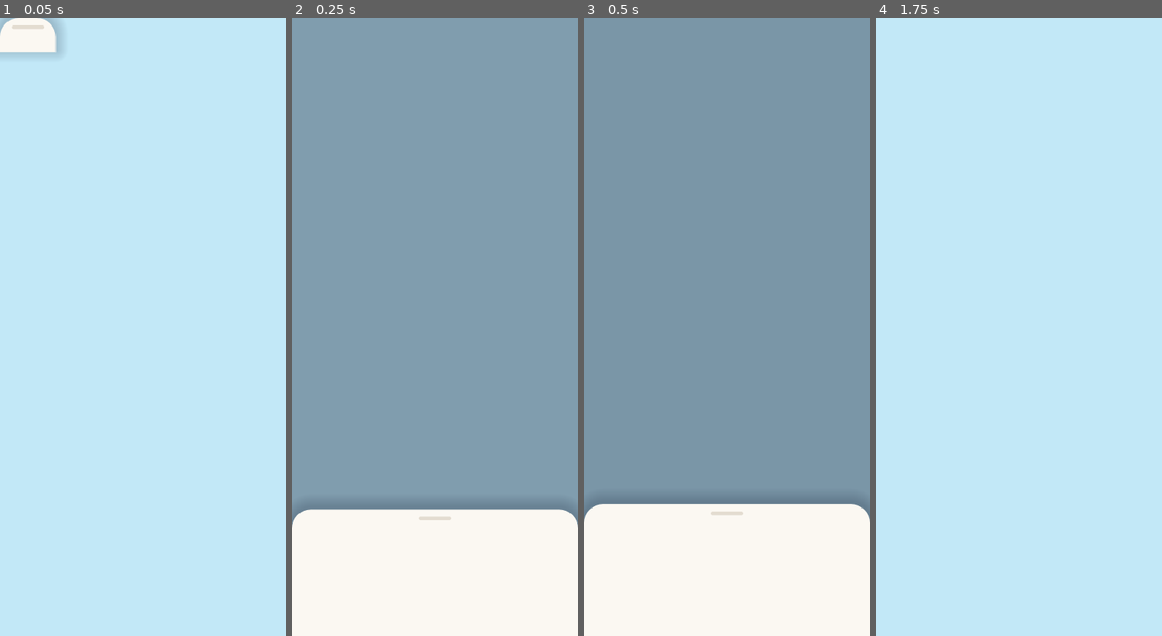
Above: before the commit, frames 1-4 (left to right).
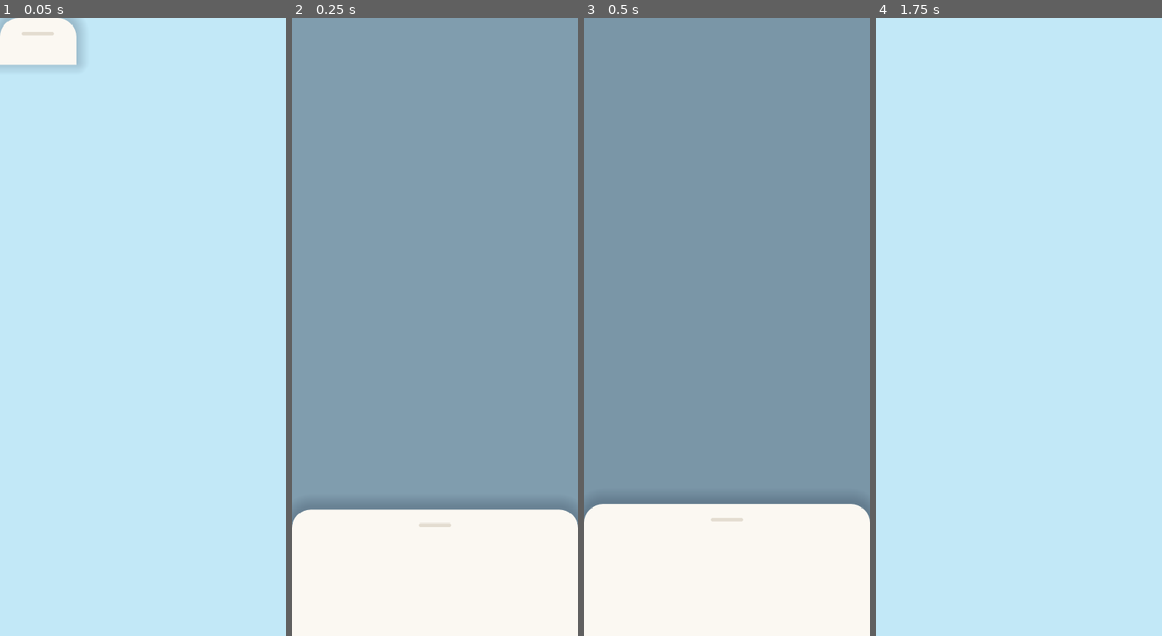
Above: after the commit, the same moments.

Repository: justrandoomis/Game
Game: Godot game, scene res://scenes/ui/BottomSheet.tscn
Same seed, same stepped clock (60 frames per second), same inputs: the game is played once before the commit and once after it. This scene is started directly instead of the project's main scene.
Inputs (mouse positions are in pixels of both pictures, inside the frame that each line leads up to):
- Up to frame 1 (0.05 s): no input
- Up to frame 2 (0.25 s): no input
- Up to frame 3 (0.5 s): no input
- Up to frame 4 (1.75 s): move the mouse to (1081, 296) at 0.52 s; click (1081, 296) at 0.67 s; tap Enter at 1.25 s; drag from (961, 357) to (1004, 450) at 1.27 s

The runs differ from the first frame. In frame 1, 1.3% of the frame differs, in the area x 0-29%, y 0-8%; in frame 2, 0.1%; in frame 3, 0.1%; in frame 4, nothing differs.

Commit message:
Give the locked tab something to look at, and the small controls their size
Upgrades stayed shut for the first fifteen levels — longer than any
other tab — and showed a glyph and one sentence for all of it. It shows
the catalogue instead: every upgrade priced, with what it does in
numbers off its own effects table and the level it arrives at, under a
line saying how far off the board itself is.

And a handful of controls that were the size they were drawn rather than
the size they are pressed: the sheet's drag handle was five pixels of
paint with no target around it, its close button stretched into a
lozenge beside a two-line header, and the order card's buttons were
forty pixels tall against a design system that says forty-four is the
floor. Durations printed "h" and "m" in every language, on a UI that
translates everything else. Settings used the energy bolt to mean sound.

Co-Authored-By: Claude Opus 5 <noreply@anthropic.com>
Claude-Session: https://claude.ai/code/session_011QGYTgLPiR9ky4RffgFGtt

Diff:
--- a/godot/autoload/I18n.gd
+++ b/godot/autoload/I18n.gd
@@ -256,6 +256,13 @@
 		"farm_value": "Workshop value",
 		"record": "Record",
 		"of_five": "%s / 5",
+		"levels_to_go": "%d levels to go",
+		"levels_to_go_one": "1 level to go",
+		"what_you_will_fit": "What you will be able to fit",
+		"unit_day": "d",
+		"unit_hour": "h",
+		"unit_minute": "m",
+		"unit_second": "s",
 		"stations": "Stations", "grams": "g", "hours": "h",
 	},
 	"ar": {
@@ -497,6 +504,13 @@
 		"farm_value": "قيمة الورشة",
 		"record": "السجل",
 		"of_five": "%s / 5",
+		"levels_to_go": "%d مستويات متبقية",
+		"levels_to_go_one": "مستوى واحد متبقٍ",
+		"what_you_will_fit": "ما ستتمكن من تركيبه",
+		"unit_day": "ي",
+		"unit_hour": "س",
+		"unit_minute": "د",
+		"unit_second": "ث",
 		"stations": "المحطات", "grams": "غ", "hours": "س",
 	},
 	"ku": {
@@ -738,6 +752,13 @@
 		"farm_value": "بەهای وۆرکشۆپ",
 		"record": "تۆمار",
 		"of_five": "%s / 5",
+		"levels_to_go": "%d ئاست ماوە",
+		"levels_to_go_one": "یەک ئاست ماوە",
+		"what_you_will_fit": "ئەوەی دەتوانیت دایبنێیت",
+		"unit_day": "ڕ",
+		"unit_hour": "ک",
+		"unit_minute": "خ",
+		"unit_second": "چ",
 		"stations": "وێستگەکان", "grams": "گ", "hours": "کات",
 	},
 }
--- a/godot/autoload/ServerClock.gd
+++ b/godot/autoload/ServerClock.gd
@@ -74,10 +74,14 @@
 	var total := int(maxi(0, ms) / 1000.0)
 	var hours := int(total / 3600.0)
 	var minutes := int(total / 60.0) % 60
+	# The unit letters are words too — "h" is "س" in Arabic — so they come out
+	# of the string table rather than out of this function.
 	if hours >= 24:
-		return "%dd %dh" % [int(hours / 24.0), hours % 24]
+		return "%d%s %d%s" % [
+			int(hours / 24.0), I18n.t("unit_day"), hours % 24, I18n.t("unit_hour")
+		]
 	if hours > 0:
-		return "%dh %dm" % [hours, minutes]
+		return "%d%s %d%s" % [hours, I18n.t("unit_hour"), minutes, I18n.t("unit_minute")]
 	if minutes > 0:
-		return "%dm" % minutes
-	return "%ds" % total
+		return "%d%s" % [minutes, I18n.t("unit_minute")]
+	return "%d%s" % [total, I18n.t("unit_second")]
--- a/godot/scripts/ui/BottomSheet.gd
+++ b/godot/scripts/ui/BottomSheet.gd
@@ -55,13 +55,23 @@
 	_panel.add_child(column)
 
 	# Grab handle — the affordance that says "you can drag this away".
+	# The grab bar is 5 px of paint inside a 22 px target — a drag affordance
+	# has to be grabbable, not just visible.
+	var grip := Control.new()
+	grip.custom_minimum_size = Vector2(72, 22)
+	grip.size_flags_horizontal = Control.SIZE_SHRINK_CENTER
+	grip.mouse_filter = Control.MOUSE_FILTER_STOP
+	grip.gui_input.connect(_on_handle_input)
+
 	var handle := Panel.new()
 	handle.custom_minimum_size = Vector2(44, 5)
 	handle.size_flags_horizontal = Control.SIZE_SHRINK_CENTER
 	handle.add_theme_stylebox_override("panel", UiKit.flat(Palette.LINE, 3.0))
-	handle.mouse_filter = Control.MOUSE_FILTER_STOP
-	handle.gui_input.connect(_on_handle_input)
-	column.add_child(handle)
+	handle.mouse_filter = Control.MOUSE_FILTER_IGNORE
+	handle.set_anchors_preset(Control.PRESET_CENTER)
+	handle.position = Vector2(-22, -2.5)
+	grip.add_child(handle)
+	column.add_child(grip)
 
 	var scroll := ScrollContainer.new()
 	scroll.horizontal_scroll_mode = ScrollContainer.SCROLL_MODE_DISABLED
@@ -121,10 +131,13 @@
 	row.add_child(column)
 
 	var close := Button.new()
-	close.custom_minimum_size = Vector2(36, 36)
+	# Square and shrunk to it, so a sheet with a two-line header does not
+	# stretch the close button into a lozenge down the side of the title.
+	close.custom_minimum_size = Vector2(UiKit.TAP_MIN, UiKit.TAP_MIN)
+	close.size_flags_vertical = Control.SIZE_SHRINK_CENTER
 	close.focus_mode = Control.FOCUS_NONE
-	close.add_theme_stylebox_override("normal", UiKit.flat(Palette.SAND, 18.0))
-	close.add_theme_stylebox_override("pressed", UiKit.flat(Palette.LINE, 18.0))
+	close.add_theme_stylebox_override("normal", UiKit.flat(Palette.SAND, UiKit.TAP_MIN * 0.5))
+	close.add_theme_stylebox_override("pressed", UiKit.flat(Palette.LINE, UiKit.TAP_MIN * 0.5))
 	var glyph := UiKit.icon("close", Palette.INK_SOFT, 16.0)
 	glyph.set_anchors_preset(Control.PRESET_FULL_RECT)
 	close.add_child(glyph)
--- a/godot/scripts/ui/Icon.gd
+++ b/godot/scripts/ui/Icon.gd
@@ -51,6 +51,7 @@
 		"plus": _plus(c, s)
 		"chevron": _chevron(c, s)
 		"alert": _alert(c, s)
+		"bell": _bell(c, s)
 		_: _coin(c, s)
 
 
@@ -179,6 +180,17 @@
 	]), color, s * 0.13, true)
 
 
+## A bell — sound, in the one place the game talks about it.
+func _bell(c: Vector2, s: float) -> void:
+	draw_colored_polygon(PackedVector2Array([
+		c + Vector2(-s * 0.34, s * 0.18), c + Vector2(-s * 0.26, -s * 0.06),
+		c + Vector2(-s * 0.20, -s * 0.30), c + Vector2(s * 0.20, -s * 0.30),
+		c + Vector2(s * 0.26, -s * 0.06), c + Vector2(s * 0.34, s * 0.18),
+	]), color)
+	draw_rect(Rect2(c.x - s * 0.06, c.y - s * 0.42, s * 0.12, s * 0.12), color)
+	draw_circle(c + Vector2(0, s * 0.30), s * 0.10, color)
+
+
 func _alert(c: Vector2, s: float) -> void:
 	draw_colored_polygon(PackedVector2Array([
 		c + Vector2(0, -s * 0.42), c + Vector2(s * 0.44, s * 0.34), c + Vector2(-s * 0.44, s * 0.34),
--- a/godot/scripts/ui/OrderPopup.gd
+++ b/godot/scripts/ui/OrderPopup.gd
@@ -160,18 +160,18 @@
 			row.add_child(_deadline_pill)
 			row.add_child(UiKit.spacer())
 			var reject := UiKit.button(I18n.t("reject"), "ghost")
-			reject.custom_minimum_size = Vector2(56, 40)
+			reject.custom_minimum_size = Vector2(64, UiKit.TAP_MIN)
 			reject.pressed.connect(func(): action.emit("reject", String(order.get("id", ""))))
 			row.add_child(reject)
 			var accept := UiKit.button(I18n.t("accept"), "primary")
-			accept.custom_minimum_size = Vector2(84, 40)
+			accept.custom_minimum_size = Vector2(88, UiKit.TAP_MIN)
 			accept.pressed.connect(func(): action.emit("accept", String(order.get("id", ""))))
 			row.add_child(accept)
 		"accepted":
 			row.add_child(_deadline_chip())
 			row.add_child(UiKit.spacer())
 			var assign := UiKit.button(I18n.t("assign"), "primary")
-			assign.custom_minimum_size = Vector2(104, 40)
+			assign.custom_minimum_size = Vector2(108, UiKit.TAP_MIN)
 			assign.pressed.connect(func(): action.emit("assign", String(order.get("id", ""))))
 			row.add_child(assign)
 		"in_progress":
@@ -195,7 +195,7 @@
 				))
 				short_row.add_child(UiKit.spacer())
 				var top_up := UiKit.button(I18n.t("assign"), "secondary")
-				top_up.custom_minimum_size = Vector2(104, 40)
+				top_up.custom_minimum_size = Vector2(108, UiKit.TAP_MIN)
 				top_up.pressed.connect(func(): action.emit("assign", String(order.get("id", ""))))
 				short_row.add_child(top_up)
 				column.add_child(short_row)
@@ -219,7 +219,7 @@
 			))
 			row.add_child(UiKit.spacer())
 			var deliver := UiKit.button(I18n.t("deliver"), "warm")
-			deliver.custom_minimum_size = Vector2(104, 40)
+			deliver.custom_minimum_size = Vector2(108, UiKit.TAP_MIN)
 			deliver.pressed.connect(func(): action.emit("deliver", String(order.get("id", ""))))
 			row.add_child(deliver)
 		"failed":
--- a/godot/scripts/ui/SettingsSheet.gd
+++ b/godot/scripts/ui/SettingsSheet.gd
@@ -18,7 +18,9 @@
 	var card := UiKit.card()
 	var row := UiKit.hbox(10)
 	card.add_child(row)
-	row.add_child(UiKit.icon("bolt", Palette.YELLOW_DEEP, 20.0))
+	# A bell, not a lightning bolt: the row is about sound, and the bolt is the
+	# game's energy glyph everywhere else.
+	row.add_child(UiKit.icon("bell", Palette.YELLOW_DEEP, 20.0))
 	var label := UiKit.label(I18n.t("sound"), UiKit.FONT_BODY, Palette.INK)
 	label.size_flags_horizontal = Control.SIZE_EXPAND_FILL
 	row.add_child(label)
--- a/godot/scripts/ui/screens/UpgradesScreen.gd
+++ b/godot/scripts/ui/screens/UpgradesScreen.gd
@@ -38,11 +38,12 @@
 		child.queue_free()
 	UiKit.apply_direction(self)
 
+	# Locked, but not blank. This tab stays shut for the first fifteen levels —
+	# longer than any other — and an empty sky for that long is most of what a
+	# player ever sees of one of five permanent destinations. They get the
+	# catalogue instead, priced, with what each part does and when it arrives.
 	if not Config.has_feature(GameState.level(), "upgrades"):
-		_column.add_child(UiKit.empty_state(
-			"arrow_up", I18n.t("upgrades"),
-			I18n.tf("unlocks_at", [Config.feature_level("upgrades")])
-		))
+		_column.add_child(_locked_preview())
 		return
 
 	var printers := GameState.printers()
@@ -78,6 +79,39 @@
 		))
 		for upgrade in by_category[category]:
 			_column.add_child(_upgrade_card(upgrade, installed, slots))
+
+
+## The board as it will be, with everything still out of reach.
+func _locked_preview() -> Control:
+	var column := UiKit.vbox(UiKit.GAP_MD)
+	var gate := Config.feature_level("upgrades")
+	var to_go: int = maxi(0, gate - GameState.level())
+
+	var card := UiKit.card(14, Palette.SAND)
+	var head := UiKit.vbox(6)
+	card.add_child(head)
+	var row := UiKit.hbox(10)
+	row.add_child(UiKit.icon("arrow_up", Palette.GREEN_DEEP, 24.0))
+	var info := UiKit.vbox(1)
+	info.size_flags_horizontal = Control.SIZE_EXPAND_FILL
+	info.add_child(UiKit.label(
+		I18n.tf("unlocks_at", [gate]), UiKit.FONT_BODY, Palette.INK, true
+	))
+	info.add_child(UiKit.caption(I18n.tn("levels_to_go", to_go)))
+	row.add_child(info)
+	head.add_child(row)
+	# The same XP bar the HUD shows, so "how far off" is a real answer.
+	var needed := Config.xp_for_level(GameState.level()) if Config.is_loaded else 0
+	head.add_child(UiKit.bar(
+		0.0 if needed <= 0 else clampf(float(GameState.xp()) / float(needed), 0.0, 1.0),
+		Palette.GREEN_DEEP, 7.0, Palette.LINE
+	))
+	column.add_child(card)
+
+	column.add_child(UiKit.section(I18n.t("what_you_will_fit")))
+	for upgrade in Config.all_upgrades():
+		column.add_child(_upgrade_card(upgrade, [], 0))
+	return column
 
 
 ## The machine the screen is currently buying for. Without it the upgrade list
